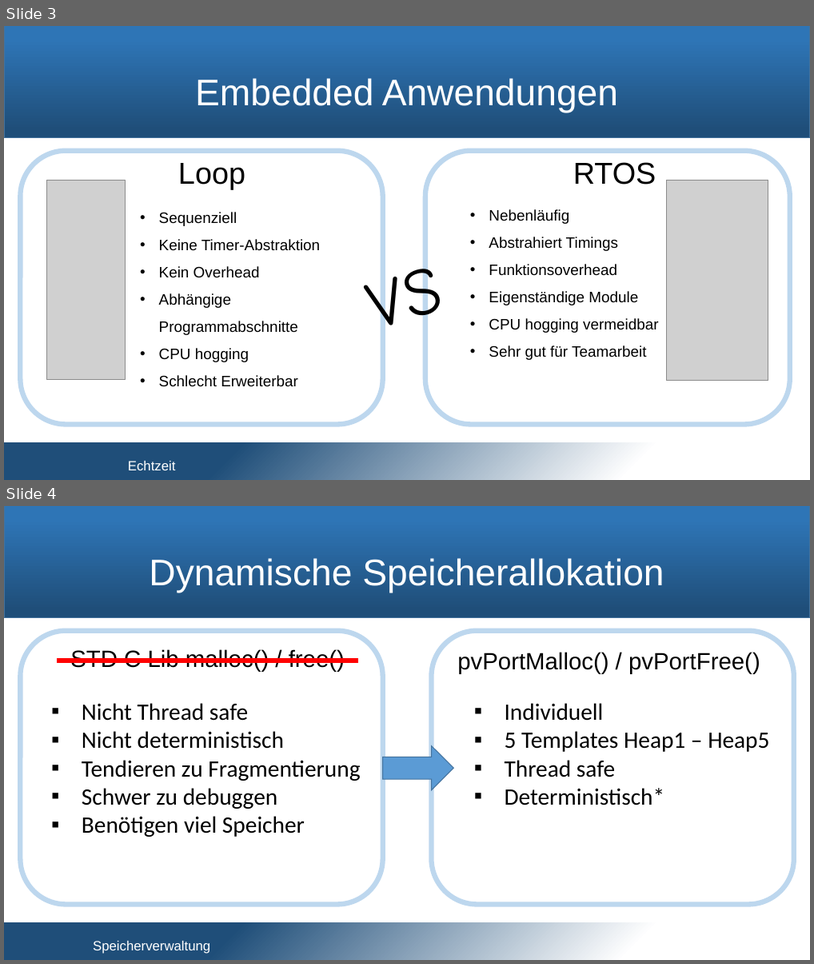
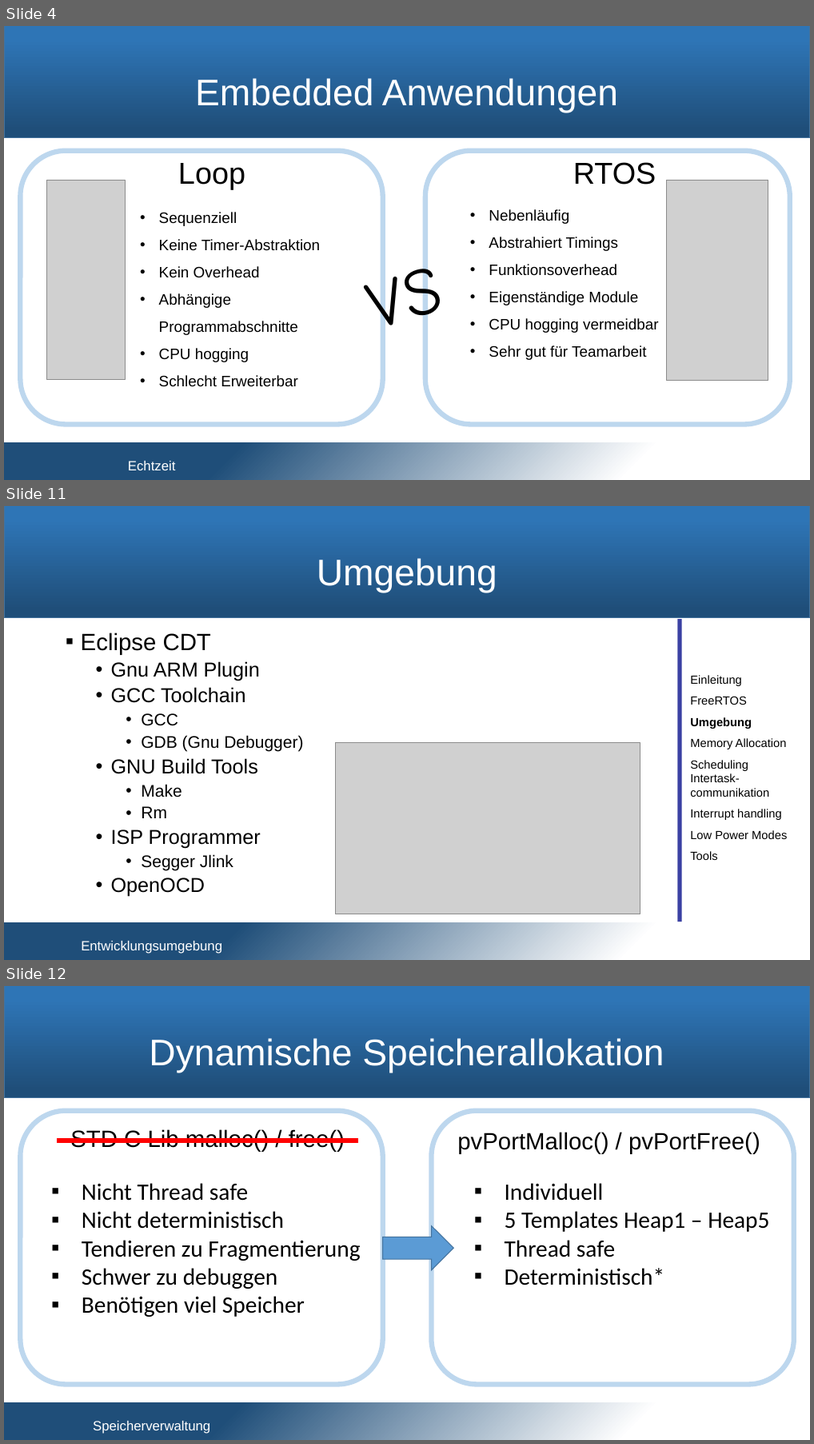
Before and after one commit to snobz/Seminar_BS_2017, a slide deck: Päsi/Seminar Betriebssysteme.pptx. Shown one above the other, each under a label of ours: slides 3 and 4 before the commit, slides 4, 11 and 12 after it; the slides between them are not shown. The pictures are 814x964 and 814x1444 pixels, drawn with LibreOffice and Linux fonts; fonts in the diff are those of the drawing; grey boxes stand for pictures; background and template pictures are left out. Boxes give left, top, right and bottom in pixels: in the first picture for what was removed or moved away, otherwise in the second. Text is boxed around its words. In the diff, an @@ line names an element or a change of style, - is before the commit and + after.

```diff
--- a/Päsi/Seminar Betriebssysteme.pptx
+++ b/Päsi/Seminar Betriebssysteme.pptx
@@ slide 11 added at box(4, 506, 810, 960), background #FFFFFF; not listed: 2 template elements that a slide beside it also shows @@
@@ title added at box(317, 558, 498, 593), 44 pt, text #FFFFFF @@
+Umgebung
@@ line added from (680, 619) to (680, 922), #181CC7 5 pt @@
@@ text added at box(81, 632, 303, 896), 24 pt, text #000000 @@
+▪ Eclipse CDT
+  • Gnu ARM Plugin
+  • GCC Toolchain
+    • GCC
+    • GDB (Gnu Debugger)
+  • GNU Build Tools
+    • Make
+    • Rm
+  • ISP Programmer
+    • Segger Jlink
+  • OpenOCD
@@ text added at box(690, 675, 787, 860), 14 pt, text #000000 @@
+Einleitung
+FreeRTOS
+Umgebung
+Memory Allocation
+Scheduling
+Intertask-communikation
+Interrupt handling
+Low Power Modes Tools
@@ picture added at box(335, 742, 641, 913) @@
@@ text added at box(81, 940, 222, 953), 16 pt, text #FFFFFF @@
+Entwicklungsumgebung
@@ what was slide 3 is now slide 4 @@
@@ what was slide 4 is now slide 12 @@
```
Also in this commit, not shown: 10 other slides added.
